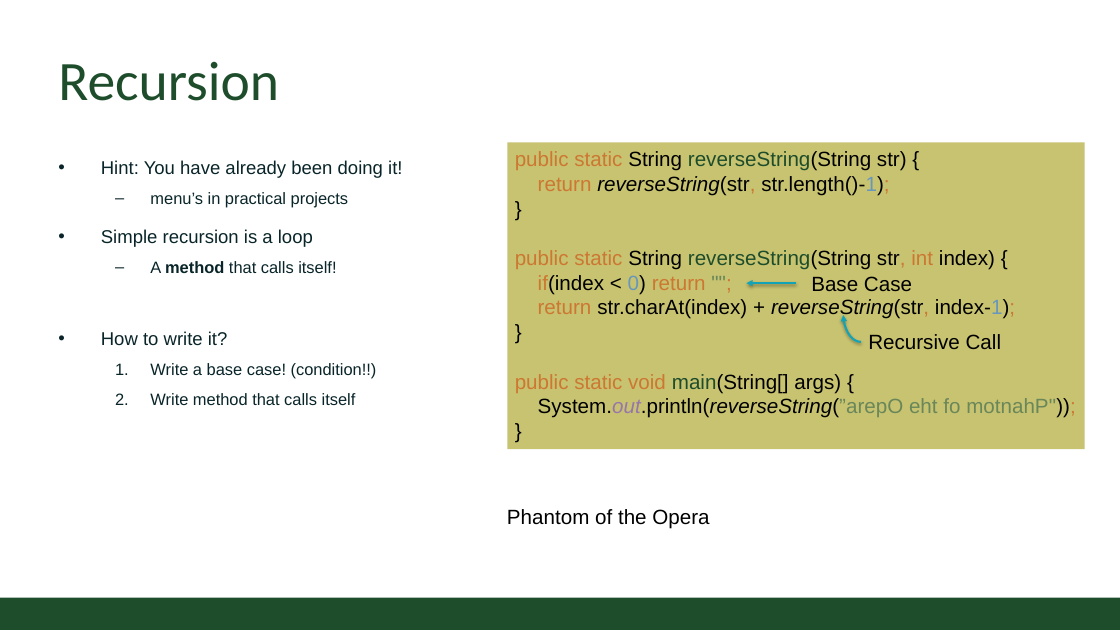
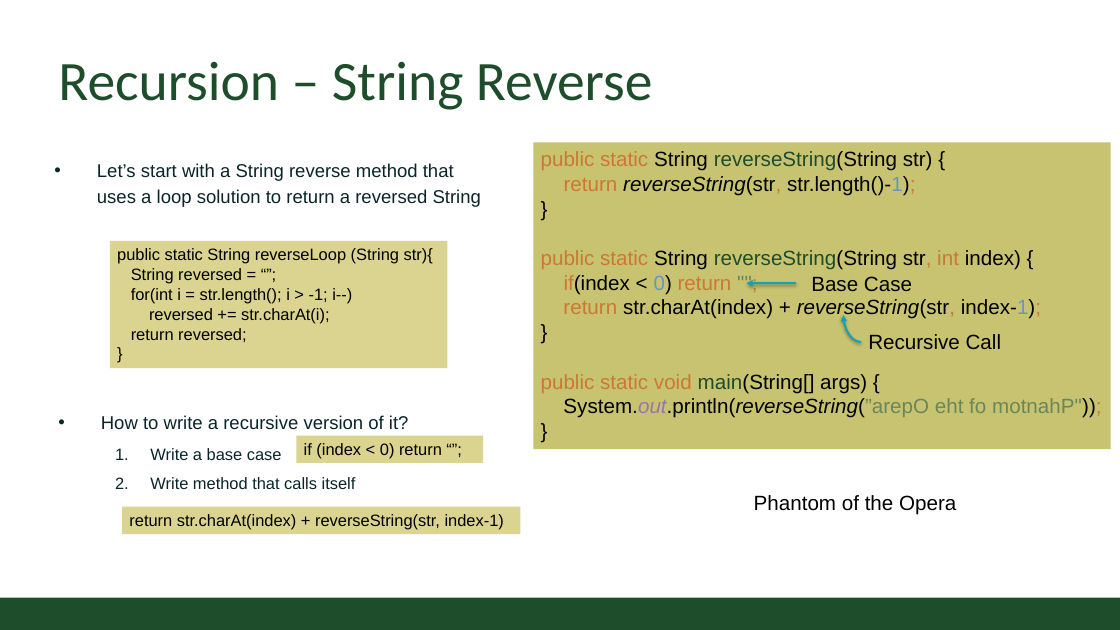
Before and after one commit to CSU-CompSci-CS163-4/Handouts, a slide deck: slide 5 of slides/On-Campus/10_03_IntrotoRecursion.pptx (slide 2 before the commit). Drawn at 1120x630 pixels with LibreOffice and Linux fonts; fonts in the diff are those of the drawing; background and template pictures are left out. Boxes give left, top, right and bottom in pixels: in the first picture for what was removed or moved away, otherwise in the second. Text is boxed around its words. In the diff, an @@ line names an element or a change of style, - is before the commit and + after.

Commit message:
updated recursion lecture

```diff
--- a/slides/On-Campus/10_03_IntrotoRecursion.pptx
+++ b/slides/On-Campus/10_03_IntrotoRecursion.pptx
@@ title at <box>58,61,653,110</box>: text changed @@
-Recursion
+Recursion – String Reverse
@@ rectangle "public static String reverseString(String str) ...": place and size @@
-rectangle "public static String reverseString(String str) ..." at <box>508,142,1085,449</box>
+rectangle "public static String reverseString(String str) ..." at <box>534,142,1111,449</box>
@@ text added at <box>97,163,481,207</box>, 18 pt, text #092529 @@
+• Let’s start with a String reverse method that uses a loop solution to return a reversed String
@@ text removed at <box>101,160,402,273</box> @@
-• Hint: You have already been doing it!
-  – menu’s in practical projects
-• Simple recursion is a loop
-  – A method that calls itself!
@@ rectangle added at <box>110,241,448,368</box>, fill #DAD490, 16 pt, text #000000 @@
+public static String reverseLoop (String str){
+String reversed = “”;
+for(int i = str.length(); i > -1; i--)
+reversed += str.charAt(i);
+return reversed;
+}
@@ text "How to write a recursive ...": place and size @@
-text "How to write a recursive ..." at <box>101,331,377,405</box>
+text "How to write a recursive ..." at <box>101,415,409,489</box>
@@ text at <box>101,415,409,460</box>: text changed; size 16 to 18 pt @@
-• How to write it?
-  1. Write a base case! (condition!!)
+• How to write a recursive version of it?
+  1. Write a base case
@@ rectangle added at <box>296,436,483,463</box>, fill #DAD490, 16 pt, text #000000 @@
+if (index < 0) return “”;
@@ rectangle added at <box>122,507,520,534</box>, fill #DAD490, 16 pt, text #000000 @@
+return str.charAt(index) + reverseString(str, index-1)
@@ text "Phantom of the Opera": place and size @@
-text "Phantom of the Opera" at <box>507,509,709,528</box>
+text "Phantom of the Opera" at <box>754,495,956,515</box>
```
Also in this commit, not shown: 4 slides added.
